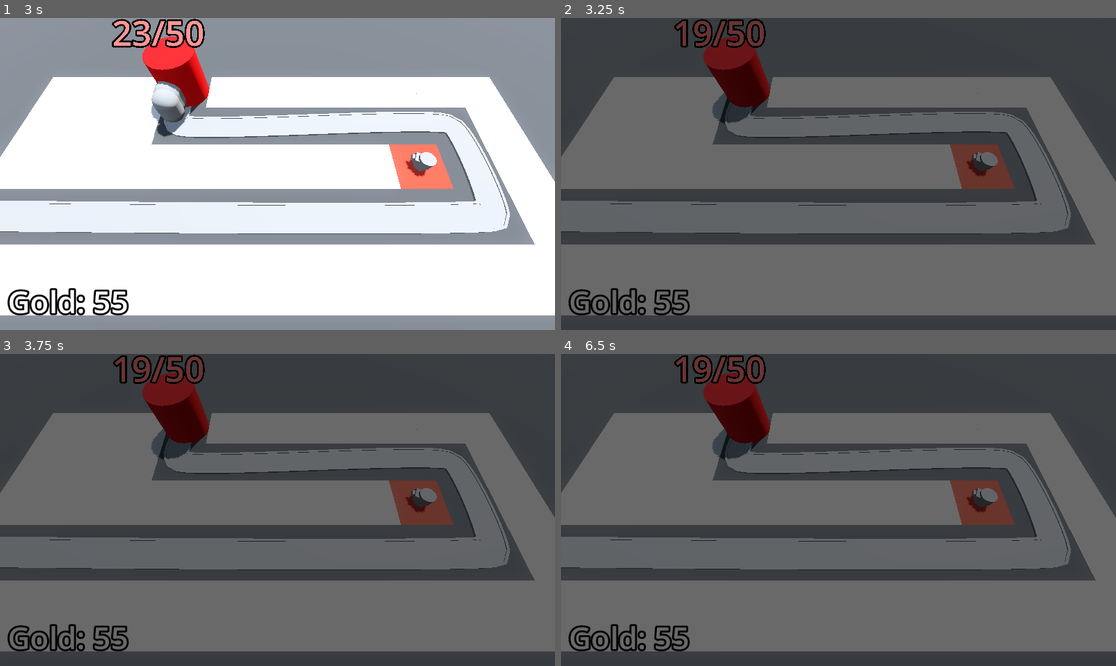
Above: before the commit, frames 1-4 (two rows, left to right).
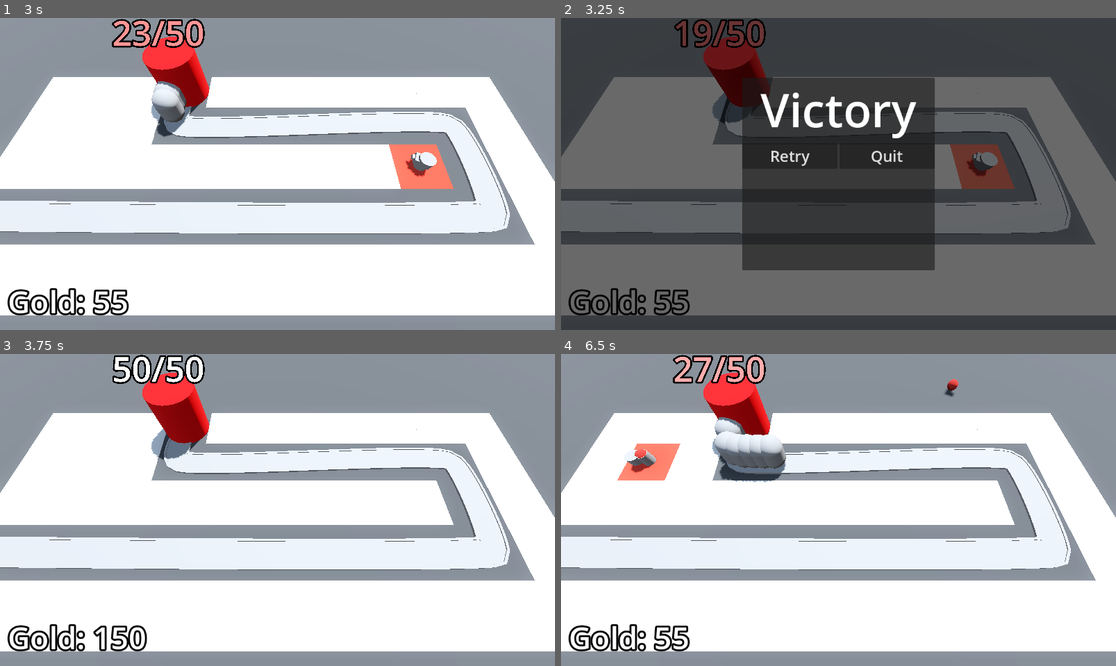
Above: after the commit, the same moments.

Repository: beltranbot/barbarian-blaster
Game: Godot game, scene res://BaseLevel.tscn
Same seed, same stepped clock (60 frames per second), same inputs: the game is played once before the commit and once after it.
Inputs (mouse positions are in pixels of both pictures, inside the frame that each line leads up to):
- Up to frame 1 (3 s): move the mouse to (399, 158) at 0.52 s; press the mouse at (399, 158) at 0.53 s; move the mouse to (166, 189) at 1.27 s; release the mouse at (166, 189) at 1.28 s; click (166, 189) at 1.35 s; move the mouse to (333, 105) at 2.02 s; press the mouse at (333, 105) at 2.03 s; move the mouse to (249, 236) at 2.77 s; release the mouse at (249, 236) at 2.78 s; click (249, 236) at 2.85 s
- Up to frame 2 (3.25 s): no input
- Up to frame 3 (3.75 s): click (227, 491) at 3.5 s, where only the run after the commit has a clickable "Retry"
- Up to frame 4 (6.5 s): move the mouse to (1005, 556) at 4.27 s; press the mouse at (1005, 556) at 4.28 s; move the mouse to (672, 463) at 5.02 s; release the mouse at (672, 463) at 5.03 s; click (672, 463) at 5.1 s; move the mouse to (866, 510) at 5.77 s; press the mouse at (866, 510) at 5.78 s

Frame 1 is identical in both runs. In frame 2, 17% of the frame differs, in the area x 32-68%, y 19-81%; in frame 3, 99%, in the area x 0-100%, y 0-100%; in frame 4, 98%.

Commit message:
3.28 the victory screen

Diff:
--- a/BaseLevel.tscn
+++ b/BaseLevel.tscn
@@ -9,6 +9,7 @@
 [ext_resource type="PackedScene" uid="uid://cwppyqc45wki7" path="res://Turret/turret.tscn" id="6_4kuqe"]
 [ext_resource type="Script" path="res://bank.gd" id="8_eym5f"]
 [ext_resource type="PackedScene" uid="uid://chofskm4l50r1" path="res://DifficultyManager/difficulty_manager.tscn" id="9_8owoa"]
+[ext_resource type="PackedScene" uid="uid://dwrmuqlel0jss" path="res://UserInterface/victory_layer.tscn" id="10_3nnhw"]
 
 [sub_resource type="ProceduralSkyMaterial" id="ProceduralSkyMaterial_wnj7i"]
 sky_horizon_color = Color(0.64625, 0.65575, 0.67075, 1)
@@ -145,16 +146,8 @@
 
 [node name="DifficultyManager" parent="." instance=ExtResource("9_8owoa")]
 
-[node name="VictoryLayer" type="CanvasLayer" parent="."]
+[node name="VictoryLayer" parent="." instance=ExtResource("10_3nnhw")]
 visible = false
-
-[node name="ColorRect" type="ColorRect" parent="VictoryLayer"]
-anchors_preset = 15
-anchor_right = 1.0
-anchor_bottom = 1.0
-grow_horizontal = 2
-grow_vertical = 2
-color = Color(0, 0, 0, 0.588235)
 
 [connection signal="timeout" from="EnemyPath/Timer" to="EnemyPath" method="_on_timer_timeout"]
 [connection signal="stop_spawning_enemies" from="DifficultyManager" to="EnemyPath" method="_on_difficulty_manager_stop_spawning_enemies"]
--- /dev/null
+++ b/UserInterface/victory_layer.gd
@@ -0,0 +1,10 @@
+extends CanvasLayer
+
+
+
+func _on_retry_button_pressed() -> void:
+	get_tree().reload_current_scene()
+
+
+func _on_quit_button_pressed() -> void:
+	get_tree().quit()
--- /dev/null
+++ b/UserInterface/victory_layer.tscn
@@ -0,0 +1,56 @@
+[gd_scene load_steps=3 format=3 uid="uid://dwrmuqlel0jss"]
+
+[ext_resource type="Script" path="res://UserInterface/victory_layer.gd" id="1_3pfet"]
+
+[sub_resource type="LabelSettings" id="LabelSettings_7uuao"]
+font_size = 96
+
+[node name="VictoryLayer" type="CanvasLayer"]
+script = ExtResource("1_3pfet")
+
+[node name="ColorRect" type="ColorRect" parent="."]
+anchors_preset = 15
+anchor_right = 1.0
+anchor_bottom = 1.0
+grow_horizontal = 2
+grow_vertical = 2
+color = Color(0, 0, 0, 0.588235)
+
+[node name="CenterContainer" type="CenterContainer" parent="."]
+anchors_preset = 15
+anchor_right = 1.0
+anchor_bottom = 1.0
+grow_horizontal = 2
+grow_vertical = 2
+
+[node name="PanelContainer" type="PanelContainer" parent="CenterContainer"]
+custom_minimum_size = Vector2(400, 400)
+layout_mode = 2
+
+[node name="VBoxContainer" type="VBoxContainer" parent="CenterContainer/PanelContainer"]
+layout_mode = 2
+
+[node name="Label" type="Label" parent="CenterContainer/PanelContainer/VBoxContainer"]
+layout_mode = 2
+text = "Victory"
+label_settings = SubResource("LabelSettings_7uuao")
+horizontal_alignment = 1
+
+[node name="HBoxContainer" type="HBoxContainer" parent="CenterContainer/PanelContainer/VBoxContainer"]
+layout_mode = 2
+
+[node name="RetryButton" type="Button" parent="CenterContainer/PanelContainer/VBoxContainer/HBoxContainer"]
+layout_mode = 2
+size_flags_horizontal = 3
+theme_override_font_sizes/font_size = 32
+text = "Retry"
+
+[node name="QuitButton" type="Button" parent="CenterContainer/PanelContainer/VBoxContainer/HBoxContainer"]
+layout_mode = 2
+size_flags_horizontal = 3
+theme_override_font_sizes/font_size = 32
+text = "Quit
+"
+
+[connection signal="pressed" from="CenterContainer/PanelContainer/VBoxContainer/HBoxContainer/RetryButton" to="." method="_on_retry_button_pressed"]
+[connection signal="pressed" from="CenterContainer/PanelContainer/VBoxContainer/HBoxContainer/QuitButton" to="." method="_on_quit_button_pressed"]
Not shown: 1 places in BaseLevel.tscn that only renumber resources
